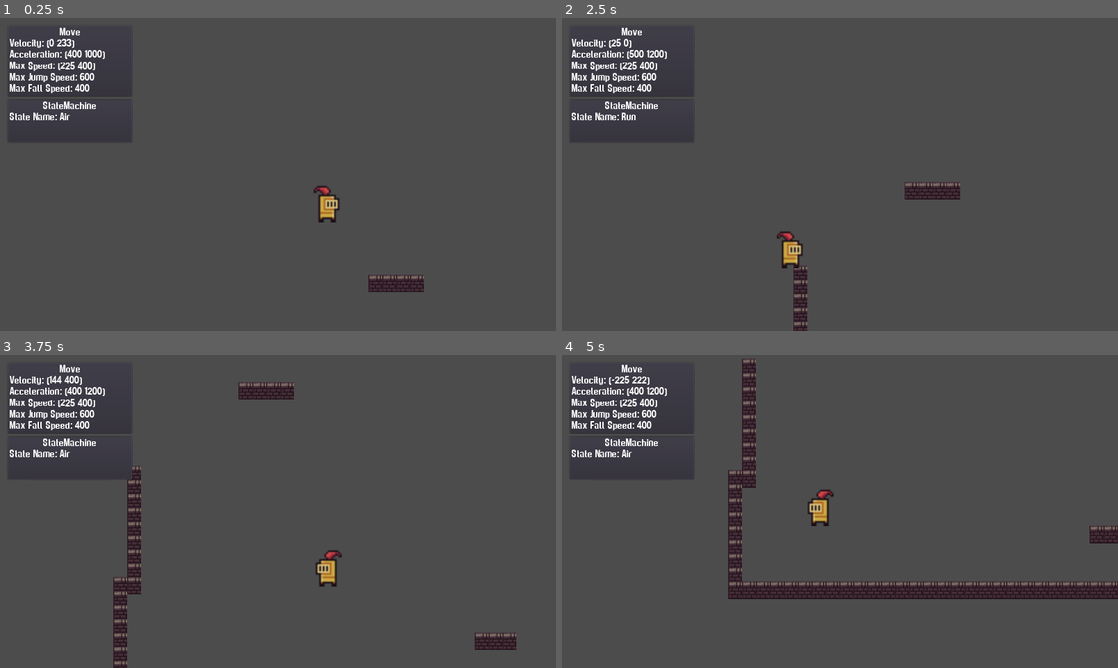
Above: before the commit, frames 1-4 (two rows, left to right).
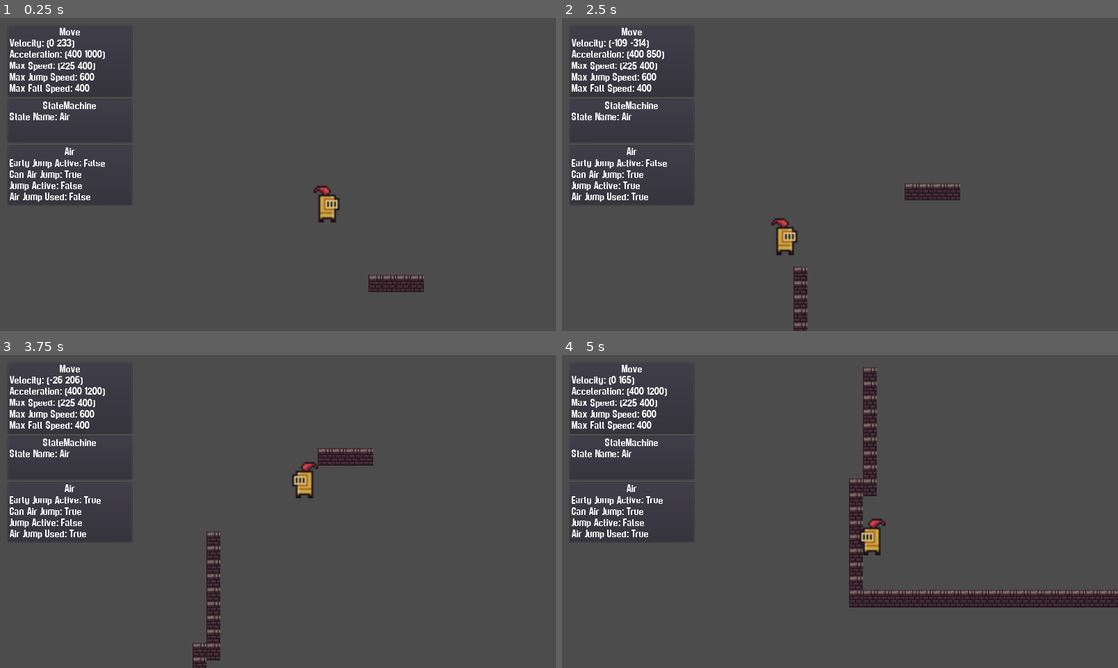
Above: after the commit, the same moments.

Repository: gregpennefather/jingle-game-jam-entry-2019
Game: Godot game, scene res://Scenes/DungeonScene.tscn
The game is run twice, just before and just after one commit, with the same random seed, the same clock (stepped at 60 frames per second) and the same inputs.
Inputs (mouse positions are in pixels of both pictures, inside the frame that each line leads up to):
- Up to frame 1 (0.25 s): no input
- Up to frame 2 (2.5 s): move the mouse to (962, 158) at 0.52 s; hold D (move_right) 0.53-1.28 s; hold W (jump) 0.53-1.28 s; move the mouse to (728, 190) at 1.27 s; hold Left (move_left) 1.28-2.03 s; tap W (jump) at 1.35, 1.52, 1.82 s; move the mouse to (895, 105) at 2.02 s; hold D (move_right) from 2.03 s (still down); hold W (jump) from 2.03 s (still down)
- Up to frame 3 (3.75 s): move the mouse to (250, 574) at 2.77 s; release W (jump) at 2.78 s; tap W (jump) at 2.85, 3.02, 3.32 s; move the mouse to (444, 558) at 3.52 s; release D (move_right) at 3.53 s; hold Left (move_left) from 3.53 s (still down); hold W (jump) from 3.53 s (still down)
- Up to frame 4 (5 s): keep holding Left (move_left); move the mouse to (673, 464) at 4.27 s; release W (jump) at 4.28 s; tap W (jump) at 4.35, 4.52, 4.82 s

The runs differ from the first frame. In frame 1, 0.7% of the frame differs, in the area x 1-19%, y 41-59%; in frame 2, 1.9%; in frame 3, 5.4%; in frame 4, 8.7%, in the area x 1-100%, y 1-81%.

Commit message:
Porting early jump logic to the air state

Diff:
--- a/Game/Player/Player.tscn
+++ b/Game/Player/Player.tscn
@@ -78,9 +78,11 @@
 wait_time = 0.5
 one_shot = true
 
-[node name="EarlyJumpTimer" type="Timer" parent="StateMachine/Move"]
-wait_time = 0.25
+[node name="EarlyJumpTimer" type="Timer" parent="StateMachine/Move/Air"]
+wait_time = 0.5
 one_shot = true
+
+[node name="Attack" type="Node" parent="StateMachine/Move"]
 
 [node name="CameraRig" parent="." instance=ExtResource( 8 )]
 [connection signal="timeout" from="StateMachine/Move/Air/JumpDuration" to="StateMachine/Move/Air" method="_on_JumpDuration_timeout"]
--- a/Game/Player/States/Move/Air.gd
+++ b/Game/Player/States/Move/Air.gd
@@ -12,10 +12,14 @@
 var air_jump_used: bool = false
 var can_air_jump: bool
 
-
 onready var item_reference: Node = get_node(item_reference_path)
 
 export var item_reference_path: NodePath
+
+var early_jump_active : bool setget ,get_early_jump_active
+
+func get_early_jump_active() -> bool:
+	return not $EarlyJumpTimer.is_stopped()
 
 onready var move:= get_parent()
 
@@ -27,8 +31,12 @@
 		holding_last_jump = false
 	if not holding_last_jump and jump_active:
 		exit_jump()
-	if Input.is_action_pressed("jump") and not holding_last_jump and not air_jump_used and can_air_jump:
-		enter_jump(air_jump_impulse, true)
+	if Input.is_action_pressed("jump") and not holding_last_jump:
+		if not air_jump_used and can_air_jump:
+			enter_jump(air_jump_impulse, true)
+		elif not owner.is_on_ground():
+			$EarlyJumpTimer.start()
+
 	move.unhandled_input(event)
 
 func physics_process(delta: float) -> void:
@@ -39,7 +47,10 @@
 	Events.emit_signal("player_moved", owner, move.get_move_direction())
 
 	if owner.is_on_ground() and not just_jumped:
-		if move.get_move_direction().x == 0:
+		if self.early_jump_active:
+			early_jump()
+			return
+		elif move.get_move_direction().x == 0:
 			_state_machine.transition_to("Move/Idle")
 		else:
 			_state_machine.transition_to("Move/Run")
@@ -58,6 +69,11 @@
 		move.clear_early_jump()
 	if "jump" in msg:
 		enter_jump(jump_impulse)
+
+func early_jump():
+	$EarlyJumpTimer.stop()
+	move.velocity.y = 0
+	enter_jump(jump_impulse)
 
 func enter_jump(impulse: float, is_air_jump := false) -> void:
 	jump_active = true
--- a/Game/Player/States/Move/Idle.gd
+++ b/Game/Player/States/Move/Idle.gd
@@ -7,9 +7,7 @@
 
 
 func physics_process(delta: float) -> void:
-	if move.early_jump_active:
-		_state_machine.transition_to("Move/Air", { impulse = move.jump_impulse, early_jump = true })
-	elif owner.is_on_ground() and move.get_move_direction().x != 0.0:
+	if owner.is_on_ground() and move.get_move_direction().x != 0.0:
 		_state_machine.transition_to("Move/Run")
 	elif not owner.is_on_ground():
 		_state_machine.transition_to("Move/Air")
--- a/Game/Player/States/Move/Move.gd
+++ b/Game/Player/States/Move/Move.gd
@@ -9,24 +9,13 @@
 var max_speed := max_speed_default
 var velocity := Vector2.ZERO
 
-var early_jump_active : bool setget ,get_early_jump_active
-
-func get_early_jump_active() -> bool:
-	return not $EarlyJumpTimer.is_stopped()
-
 func unhandled_input(event: InputEvent) -> void:
-	if event.is_action_pressed("jump"):
-		if owner.is_on_ground():
-			_state_machine.transition_to("Move/Air", { jump = true })
-		else:
-			$EarlyJumpTimer.start()
+	if owner.is_on_ground() and event.is_action_pressed("jump"):
+		_state_machine.transition_to("Move/Air", { jump = true })
 
 func physics_process(delta: float) -> void:
 	velocity = calculate_velocity(velocity, max_speed, max_jump_speed, max_fall_speed, acceleration, delta, get_move_direction())
 	velocity = owner.move_and_slide(velocity, owner.FLOOR_NORMAL)
-
-func clear_early_jump() -> void:
-	$EarlyJumpTimer.stop()
 
 static func calculate_velocity(
 		old_velocity: Vector2,
--- a/Game/Player/States/Move/Run.gd
+++ b/Game/Player/States/Move/Run.gd
@@ -6,9 +6,7 @@
 	move.unhandled_input(event)
 
 func physics_process(delta: float) -> void:
-	if move.early_jump_active:
-		_state_machine.transition_to("Move/Air", { jump = true, early_jump = true })
-	elif owner.is_on_ground():
+	if owner.is_on_ground():
 		if move.get_move_direction().x == 0.0:
 			_state_machine.transition_to("Move/Idle")
 		if sign(move.get_move_direction().x) != sign(move.velocity.x):
--- a/Game/Scenes/DungeonScene.tscn
+++ b/Game/Scenes/DungeonScene.tscn
@@ -19,7 +19,7 @@
 
 [node name="VBoxContainer" type="VBoxContainer" parent="UI/DebugDock"]
 margin_right = 290.0
-margin_bottom = 272.0
+margin_bottom = 520.0
 
 [node name="DebugPanel" parent="UI/DebugDock/VBoxContainer" instance=ExtResource( 3 )]
 anchor_right = 0.0
@@ -38,6 +38,15 @@
 reference_path = NodePath("../../../../Player/StateMachine")
 properties = PoolStringArray( "_state_name" )
 
+[node name="DebugPanel3" parent="UI/DebugDock/VBoxContainer" instance=ExtResource( 3 )]
+anchor_right = 0.0
+anchor_bottom = 0.0
+margin_top = 276.0
+margin_right = 290.0
+margin_bottom = 416.0
+reference_path = NodePath("../../../../Player/StateMachine/Move/Air")
+properties = PoolStringArray( "early_jump_active", "can_air_jump", "jump_active", "air_jump_used" )
+
 [node name="TileMap" type="TileMap" parent="."]
 tile_set = ExtResource( 1 )
 cell_size = Vector2( 16, 16 )
